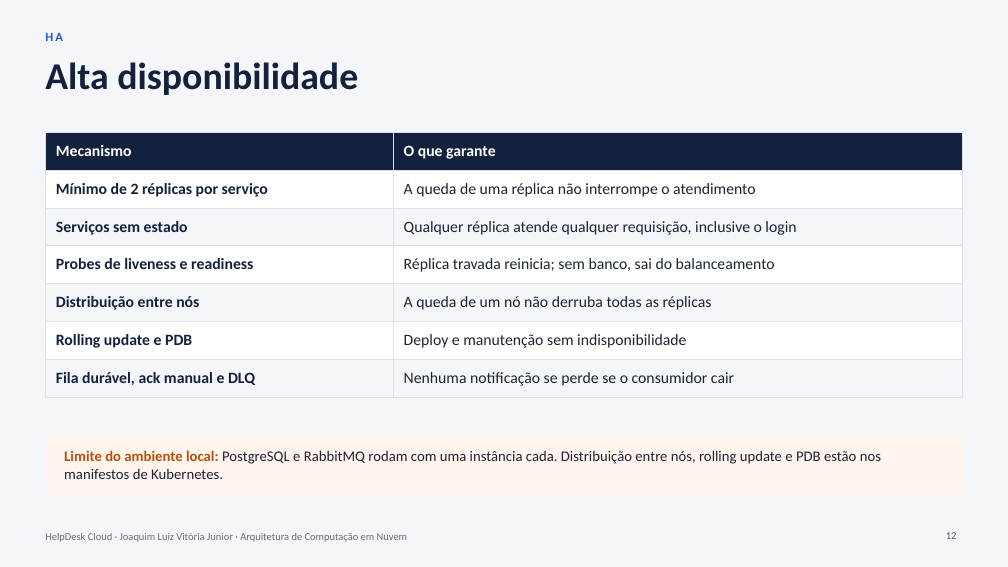
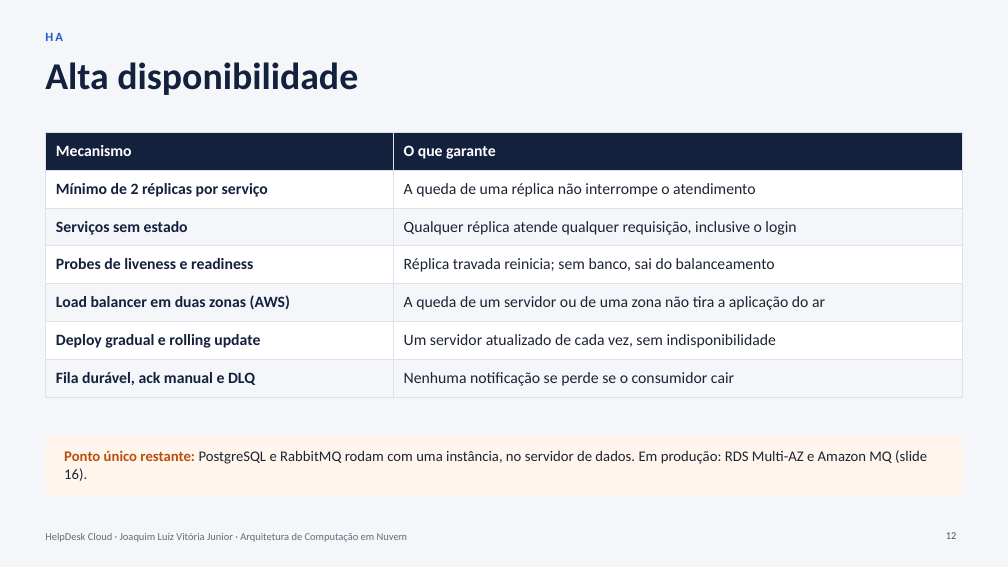
Before and after one commit to jlvjunior/HelpDesk, a slide deck: slide 12 of docs/apresentacao/HelpDesk-Cloud-Apresentacao.pptx. Drawn at 1008x567 pixels with LibreOffice and Linux fonts; fonts in the diff are those of the drawing. Boxes give left, top, right and bottom in pixels: in the first picture for what was removed or moved away, otherwise in the second. Text is boxed around its words. In the diff, an @@ line names an element or a change of style, - is before the commit and + after.

Commit message:
Alta disponibilidade na AWS

```diff
--- a/docs/apresentacao/HelpDesk-Cloud-Apresentacao.pptx
+++ b/docs/apresentacao/HelpDesk-Cloud-Apresentacao.pptx
@@ table at [45,132,963,397] @@
-row 5, column 1: Distribuição entre nós
+row 5, column 1: Load balancer em duas zonas (AWS)
-row 5, column 2: A queda de um nó não derruba todas as réplicas
+row 5, column 2: A queda de um servidor ou de uma zona não tira a aplicação do ar
-row 6, column 1: Rolling update e PDB
+row 6, column 1: Deploy gradual e rolling update
-row 6, column 2: Deploy e manutenção sem indisponibilidade
+row 6, column 2: Um servidor atualizado de cada vez, sem indisponibilidade
@@ text at [64,450,927,481]: text changed @@
-Limite do ambiente local: PostgreSQL e RabbitMQ rodam com uma instância cada. Distribuição entre nós, rolling update e PDB estão nos manifestos de Kubernetes.
+Ponto único restante: PostgreSQL e RabbitMQ rodam com uma instância, no servidor de dados. Em produção: RDS Multi-AZ e Amazon MQ (slide 16).
```
Also in this commit, not shown: 4 other slides changed, 20 other files.
